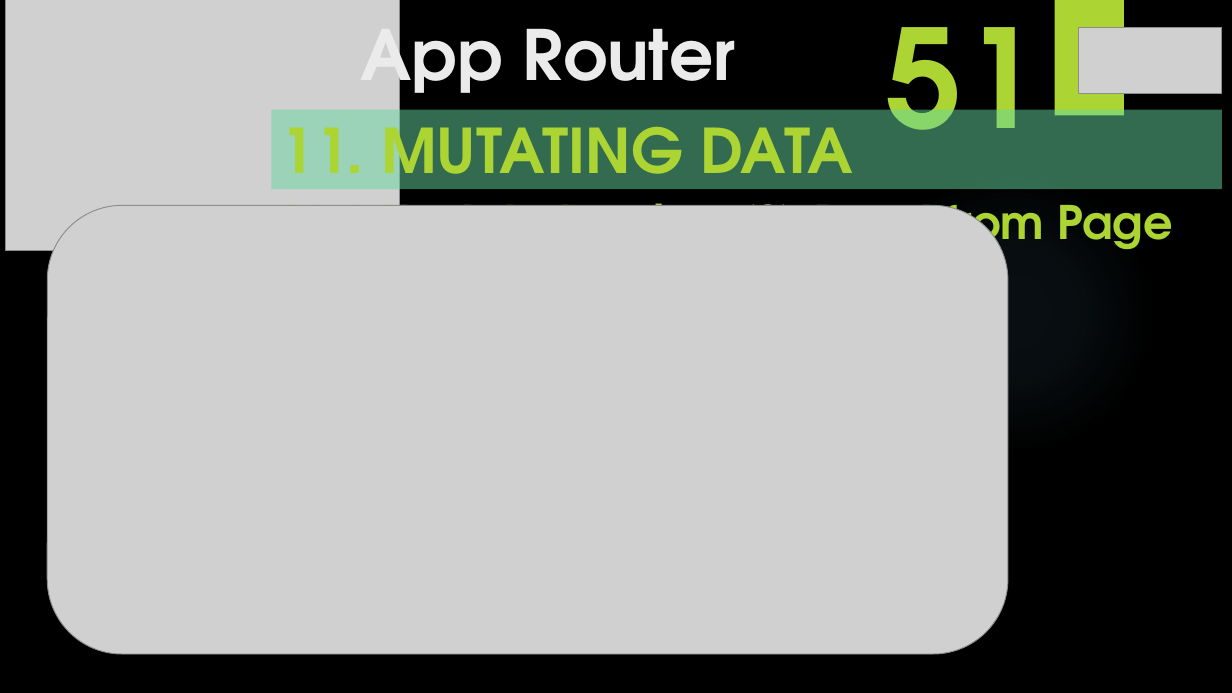
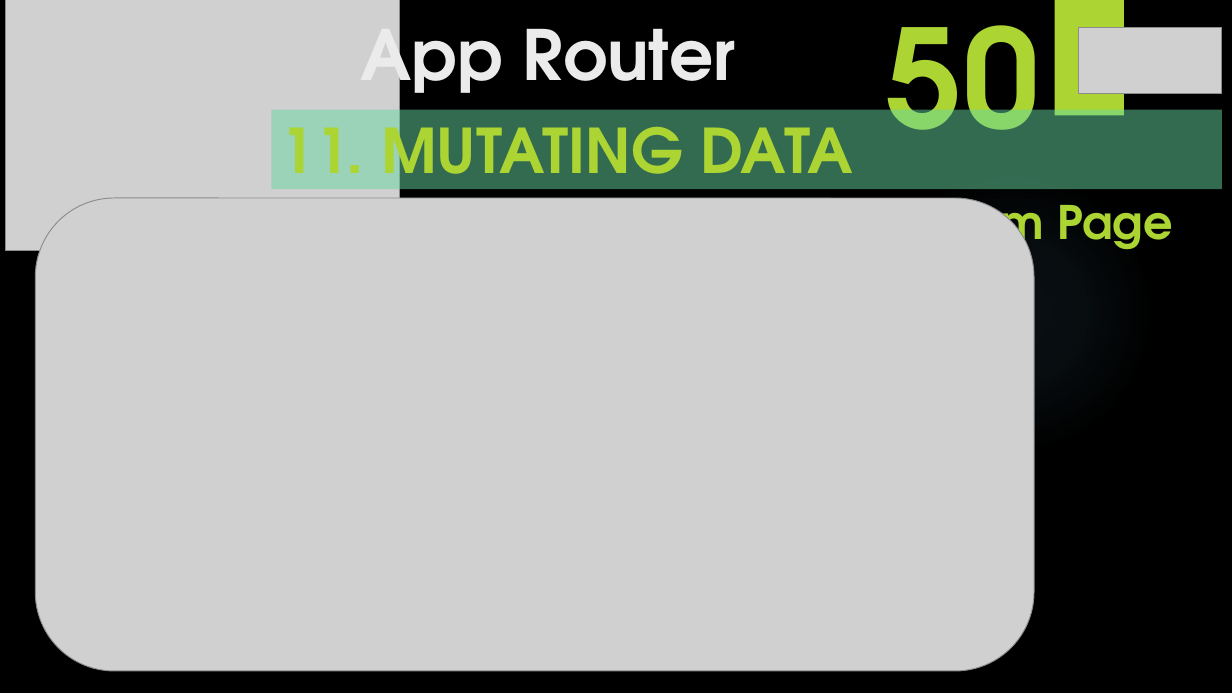
Before and after one commit to yasenstar/learn_javascript, a slide deck: slide 51 of learn_nextjs/2_App_Router/App_Router.pptx (slide 52 before the commit). Drawn at 1232x693 pixels with LibreOffice and Linux fonts; fonts in the diff are those of the drawing; grey boxes stand for pictures; background and template pictures are left out. Boxes give left, top, right and bottom in pixels: in the first picture for what was removed or moved away, otherwise in the second. Text is boxed around its words. In the diff, an @@ line names an element or a change of style, - is before the commit and + after.

```diff
--- a/learn_nextjs/2_App_Router/App_Router.pptx
+++ b/learn_nextjs/2_App_Router/App_Router.pptx
@@ text at <box>887,0,1040,130</box>: text changed @@
-51
+50
@@ picture: place and size @@
-picture at <box>47,205,1008,654</box>
+picture at <box>35,198,1034,671</box>
```
Also in this commit, not shown: 3 other slides changed, 2 slides added, 3 other files.
